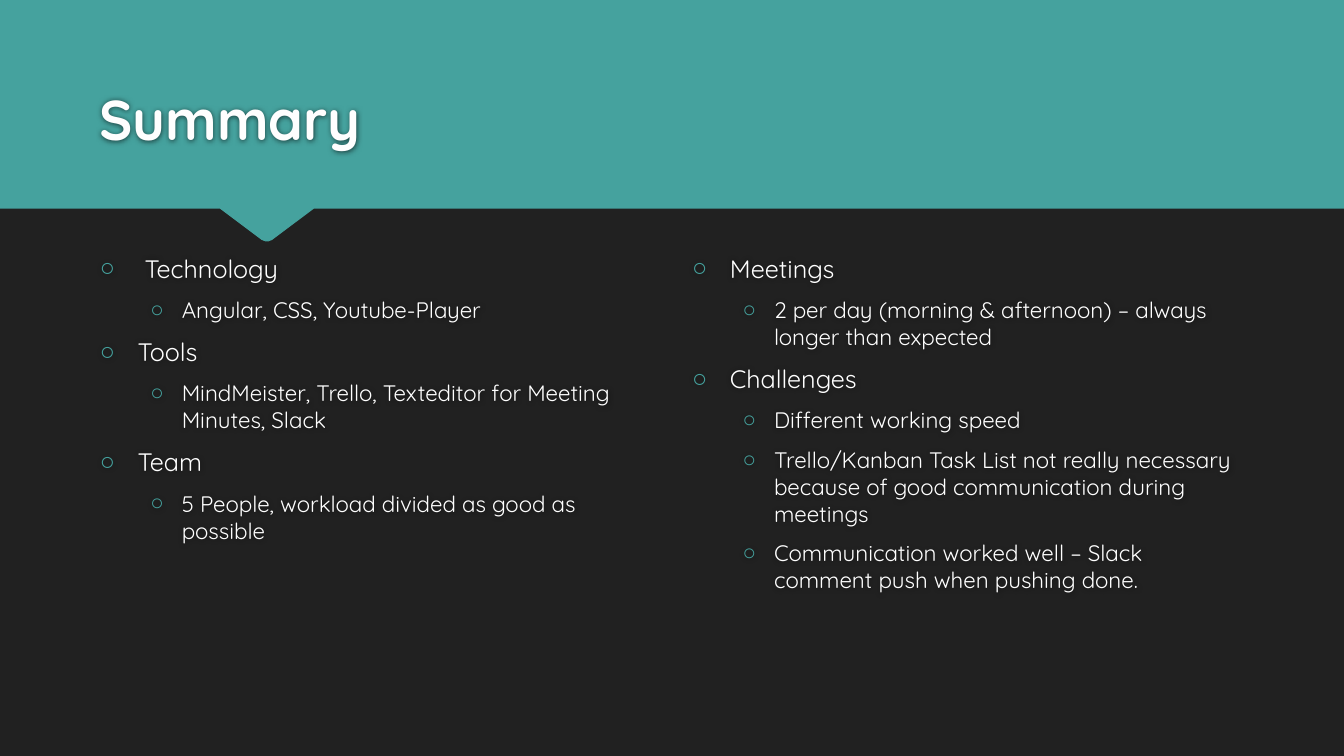
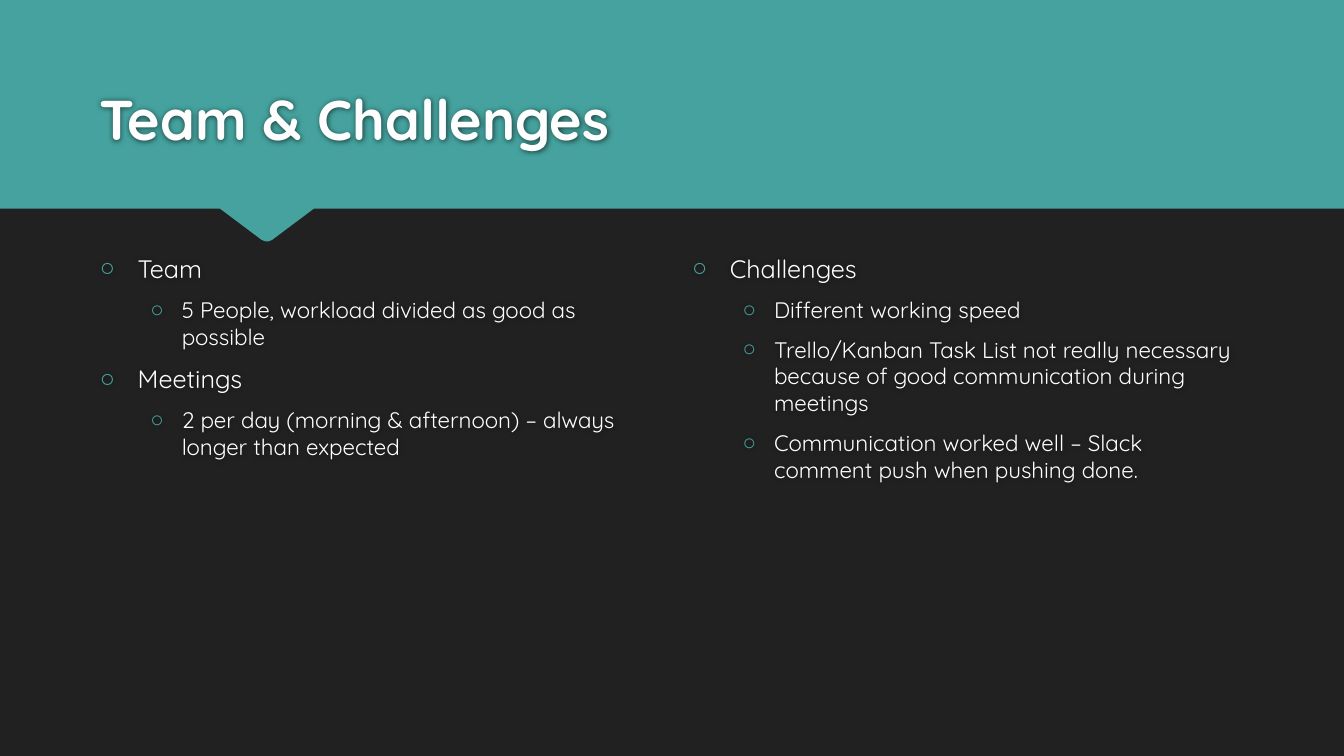
Before and after one commit to codefactorygit/FE12-Team7, a slide deck: slide 6 of Presentation_Team_7.pptx. Drawn at 1344x756 pixels with LibreOffice and Linux fonts; fonts in the diff are those of the drawing. Boxes give left, top, right and bottom in pixels: in the first picture for what was removed or moved away, otherwise in the second. Text is boxed around its words. In the diff, an @@ line names an element or a change of style, - is before the commit and + after.

Commit message:
presentation

```diff
--- a/Presentation_Team_7.pptx
+++ b/Presentation_Team_7.pptx
@@ title at bbox=[99, 98, 610, 153]: text changed @@
-Summary
+Team & Challenges
@@ text at bbox=[138, 259, 609, 431]: paragraphs removed @@
-○ Technology
-  ○ Angular, CSS, Youtube-Player
-○ Tools
-  ○ MindMeister, Trello, Texteditor for Meeting Minutes, Slack
@@ text at bbox=[730, 260, 1206, 350]: paragraphs removed @@
-○ Meetings
-  ○ 2 per day (morning & afternoon) – always longer than expected
@@ text at bbox=[138, 370, 614, 460]: paragraphs added @@
+○ Meetings
+  ○ 2 per day (morning & afternoon) – always longer than expected
```
Also in this commit, not shown: 1 other slide changed, 1 other file.
